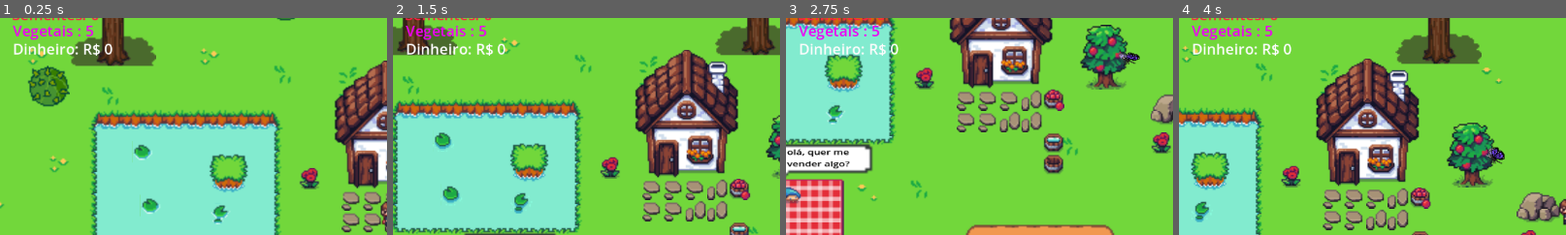
Above: before the commit, frames 1-4 (left to right).
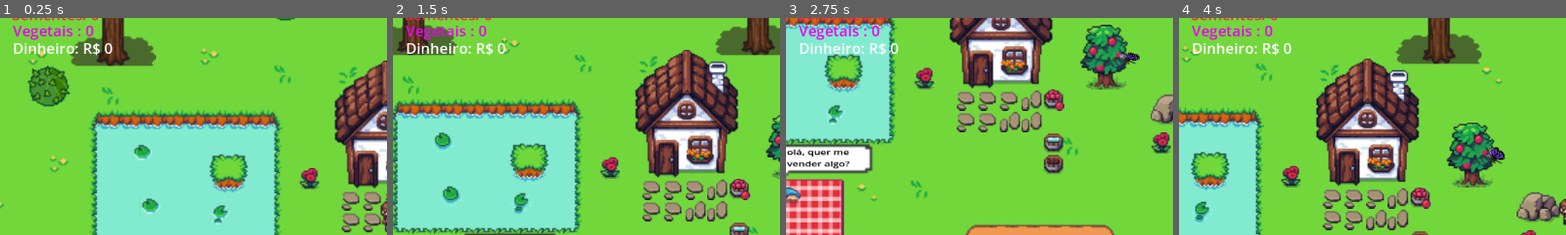
Above: after the commit, the same moments.

Repository: alexlvs/farming
Game: Godot game, scene res://principal.tscn
The game is run twice, just before and just after one commit, with the same random seed, the same clock (stepped at 60 frames per second) and the same inputs.
Inputs:
- Up to frame 1 (0.25 s): no input
- Up to frame 2 (1.5 s): tap Enter (ui_accept) at 0.5, 0.77 s; hold Right (ui_right) 0.53-1.28 s; tap M (milho) at 0.6 s; hold Down (ui_down) from 1.28 s (still down); tap C (colher) at 1.35 s
- Up to frame 3 (2.75 s): tap Enter (ui_accept) at 1.52 s; tap M (milho) at 1.55, 2.1 s; release Down (ui_down) at 2.03 s; hold Right (ui_right) from 2.03 s (still down)
- Up to frame 4 (4 s): release Right (ui_right) at 2.78 s; hold Up (ui_up) 2.78-3.53 s; tap Q (vender) at 2.85 s; tap Enter (ui_accept) at 3.02, 3.77 s; tap M (milho) at 3.05, 3.6 s; hold Left (ui_left) from 3.53 s (still down)
The pictures show only the part of the screen within x 0-50%, y 5-55%; the shares and areas given below are measured in that part.

The runs differ from the first frame. In frame 1, 0.5% of the frame differs, in the area x 3-30%, y 3-18%; in frame 2, 0.5%; in frame 3, 0.4%; in frame 4, 0.4%.

Commit message:
feat(dados)
ajeitando dados usados para teste

Diff:
--- a/dados.gd
+++ b/dados.gd
@@ -1,6 +1,6 @@
 extends Node
 var semente = 0
-var milho = 5
+var milho = 0
 var dinheiro = 0
 
 
--- a/principal.tscn
+++ b/principal.tscn
@@ -1222,9 +1222,9 @@
 
 [node name="Dinheiro" type="Label" parent="segura_informacoes"]
 offset_left = 19.0
-offset_top = 65.0
+offset_top = 64.0
 offset_right = 111.0
-offset_bottom = 96.0
+offset_bottom = 95.0
 theme_override_colors/font_color = Color(0.9867516, 0.9867516, 0.9867516, 1)
 theme_override_font_sizes/font_size = 22
 text = "Dinheiro"
